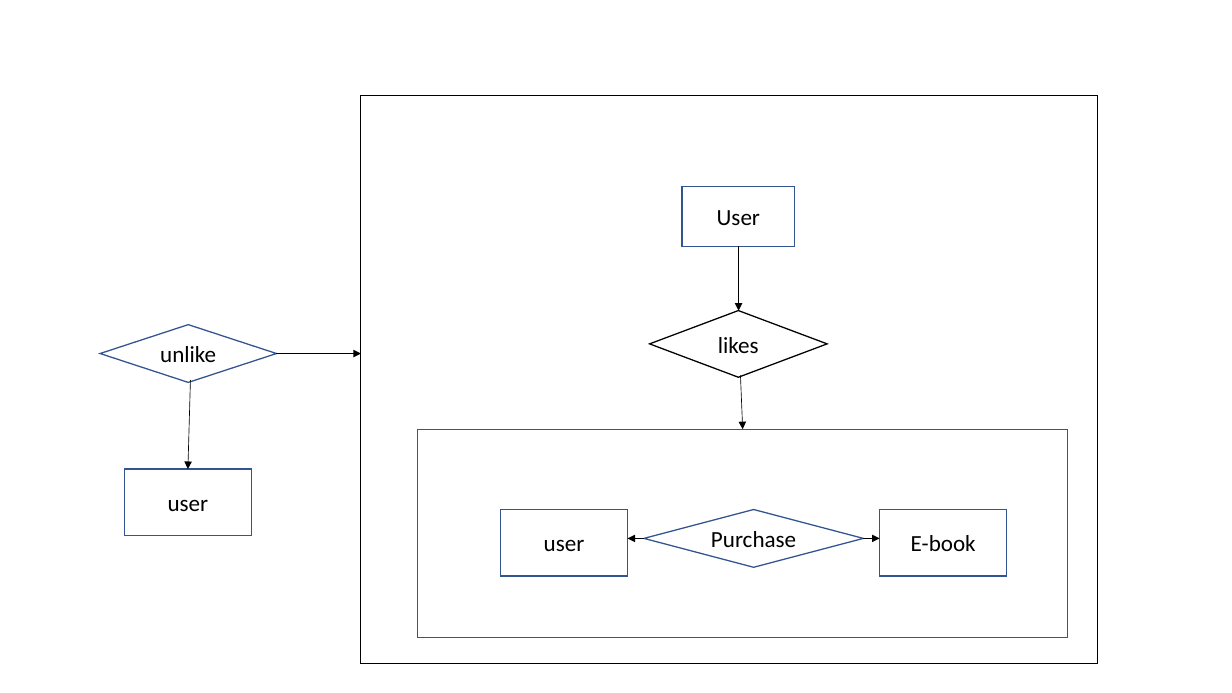
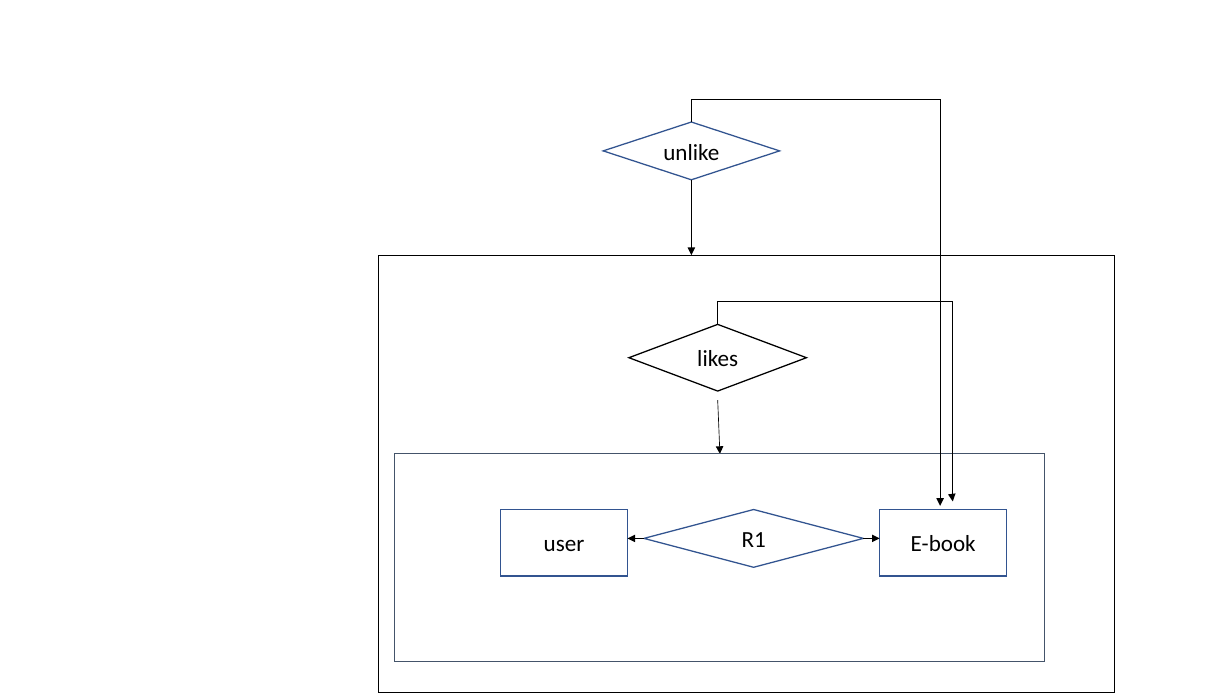
Before and after one commit to kamaln7/pik-a-book, a slide deck: slide 8 of ERD.pptx (slide 7 before the commit). Drawn at 1232x693 pixels with LibreOffice and Linux fonts; fonts in the diff are those of the drawing. Boxes give left, top, right and bottom in pixels: in the first picture for what was removed or moved away, otherwise in the second. Text is boxed around its words. In the diff, an @@ line names an element or a change of style, - is before the commit and + after.

```diff
--- a/ERD.pptx
+++ b/ERD.pptx
@@ elbow arrow added from (691, 122) to (940, 506), #000000 0.5 pt @@
@@ diamond "unlike": place and size @@
-diamond "unlike" at (100, 324, 276, 382)
+diamond "unlike" at (604, 122, 780, 179)
@@ rectangle removed at (682, 187, 795, 247) @@
-User
@@ arrow moved from (738, 246) - (738, 311) to (691, 180) - (691, 255) @@
@@ rectangle: place and size @@
-rectangle at (361, 95, 1098, 664)
+rectangle at (378, 255, 1115, 693)
@@ diamond "likes": place and size @@
-diamond "likes" at (650, 311, 827, 377)
+diamond "likes" at (629, 324, 807, 391)
@@ elbow arrow added from (718, 324) to (953, 502), #000000 0.5 pt @@
@@ arrow removed from (276, 354) to (361, 354) @@
@@ arrow removed from (190, 380) to (188, 470) @@
@@ arrow moved from (740, 375) - (743, 430) to (718, 400) - (720, 454) @@
@@ rectangle removed at (125, 470, 252, 536) @@
-user
@@ rectangle: place and size @@
-rectangle at (418, 430, 1067, 638)
+rectangle at (395, 454, 1044, 662)
@@ text in diamond at (742, 532, 766, 547): text changed @@
-Purchase
+R1
```
Also in this commit, not shown: 3 other slides changed, 1 slide added.
